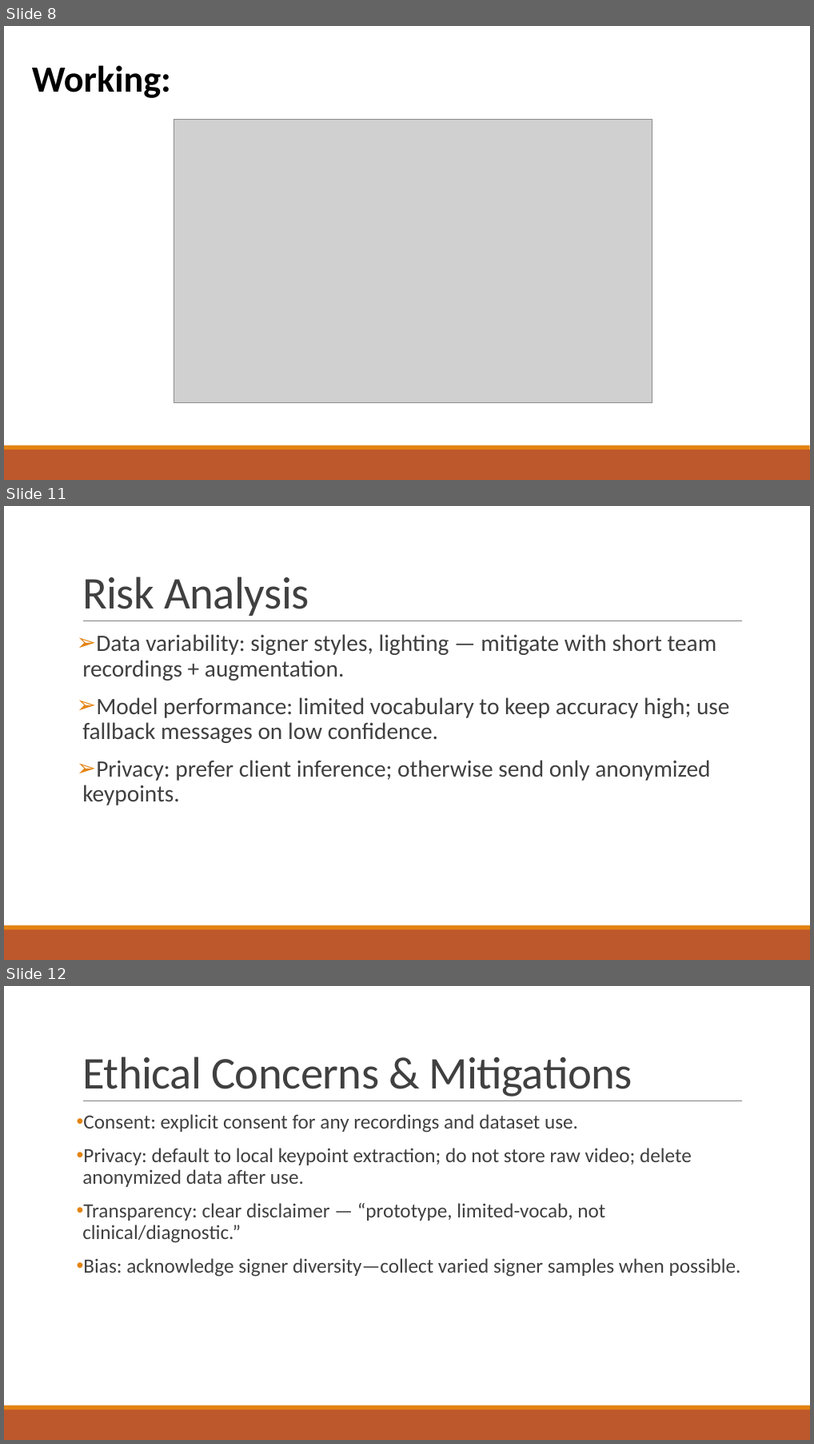
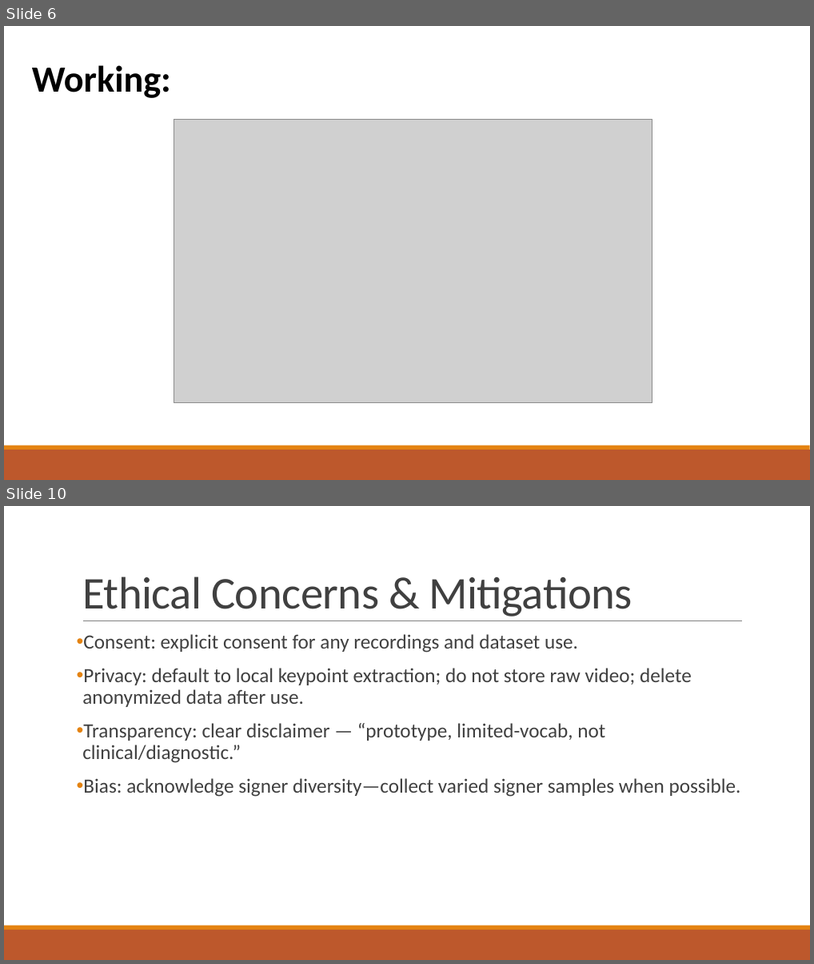
Before and after one commit to sanjaykn8/Sign2Note, a slide deck: Sign2Notes.pptx. Shown one above the other, each under a label of ours: slides 8, 11 and 12 before the commit, slides 6 and 10 after it; the slides between them are not shown. The pictures are 814x1444 and 814x964 pixels, drawn with LibreOffice and Linux fonts; fonts in the diff are those of the drawing; grey boxes stand for pictures. Boxes give left, top, right and bottom in pixels: in the first picture for what was removed or moved away, otherwise in the second. Text is boxed around its words. In the diff, an @@ line names an element or a change of style, - is before the commit and + after.

```diff
--- a/Sign2Notes.pptx
+++ b/Sign2Notes.pptx
@@ slide 11 removed at bbox=[4, 506, 810, 960], background #FFFFFF; not listed: 3 template elements that a slide beside it also shows @@
@@ title removed at bbox=[82, 576, 309, 616] @@
-Risk Analysis
@@ text removed at bbox=[82, 634, 730, 805] @@
-➢ Data variability: signer styles, lighting — mitigate with short team recordings + augmentation.
-➢ Model performance: limited vocabulary to keep accuracy high; use fallback messages on low confidence.
-➢ Privacy: prefer client inference; otherwise send only anonymized keypoints.
@@ what was slide 8 is now slide 6 @@
@@ what was slide 12 is now slide 10 @@
```
Also in this commit, not shown: 1 slide changed, 3 slides added, 3 other slides removed, 13 other files.
